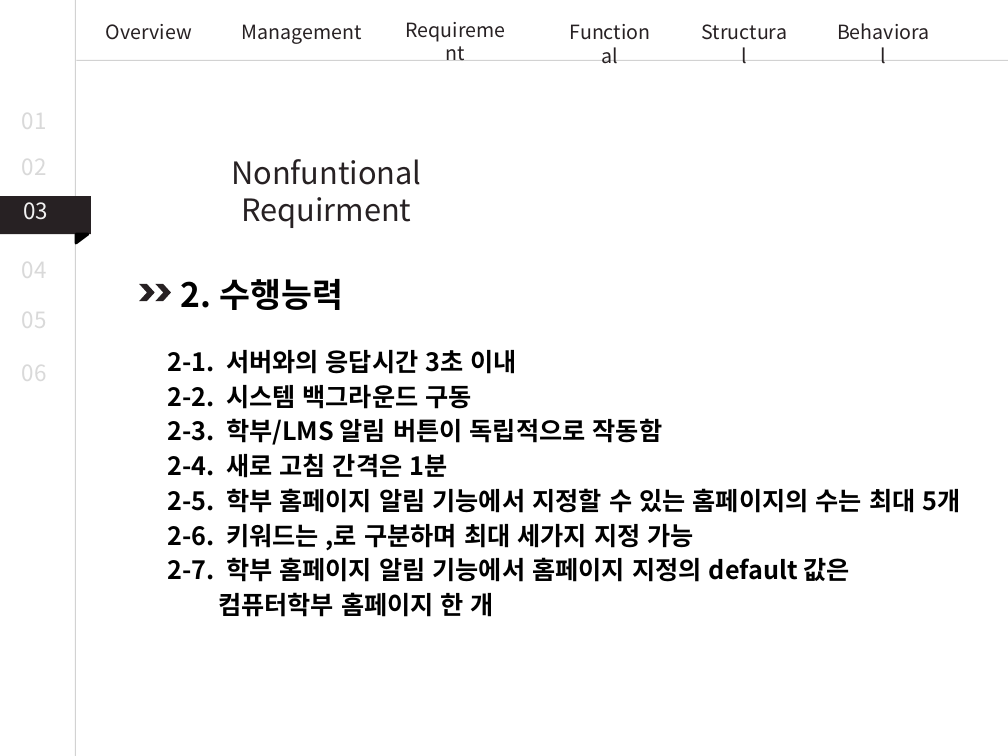
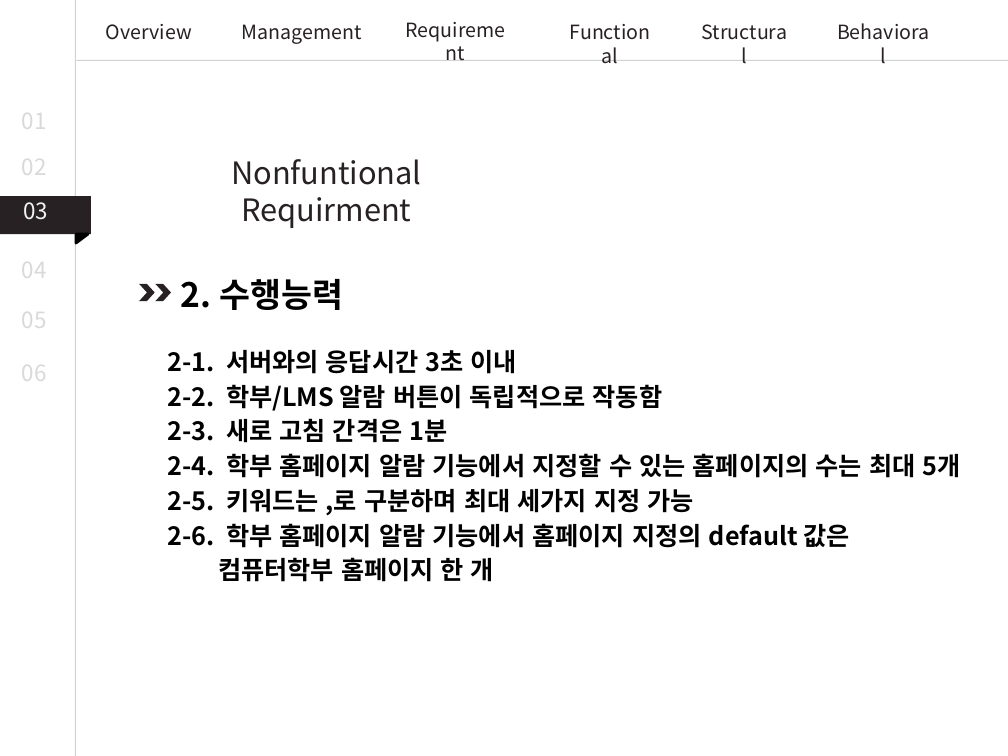
Before and after one commit to JoDongHyuen/KNUSD-20202-Team1, a slide deck: slide 15 of 11월 9일 회의내용/시스템 상세설계.pptx. Drawn at 1008x756 pixels with LibreOffice and Linux fonts; fonts in the diff are those of the drawing. Boxes give left, top, right and bottom in pixels: in the first picture for what was removed or moved away, otherwise in the second. Text is boxed around its words. In the diff, an @@ line names an element or a change of style, - is before the commit and + after.

```diff
--- a/11월 9일 회의내용/시스템 상세설계.pptx
+++ b/11월 9일 회의내용/시스템 상세설계.pptx
@@ text at (167, 384, 961, 548): text changed @@
-2-2. 시스템 백그라운드 구동
-2-3. 학부/LMS 알림 버튼이 독립적으로 작동함
-2-4. 새로 고침 간격은 1분
-2-5. 학부 홈페이지 알림 기능에서 지정할 수 있는 홈페이지의 수는 최대 5개
-2-6. 키워드는 ,로 구분하며 최대 세가지 지정 가능
-2-7. 학부 홈페이지 알림 기능에서 홈페이지 지정의 default 값은
+2-2. 학부/LMS 알람 버튼이 독립적으로 작동함
+2-3. 새로 고침 간격은 1분
+2-4. 학부 홈페이지 알람 기능에서 지정할 수 있는 홈페이지의 수는 최대 5개
+2-5. 키워드는 ,로 구분하며 최대 세가지 지정 가능
+2-6. 학부 홈페이지 알람 기능에서 홈페이지 지정의 default 값은
```
Also in this commit, not shown: 24 other slides changed, 3 slides added.
